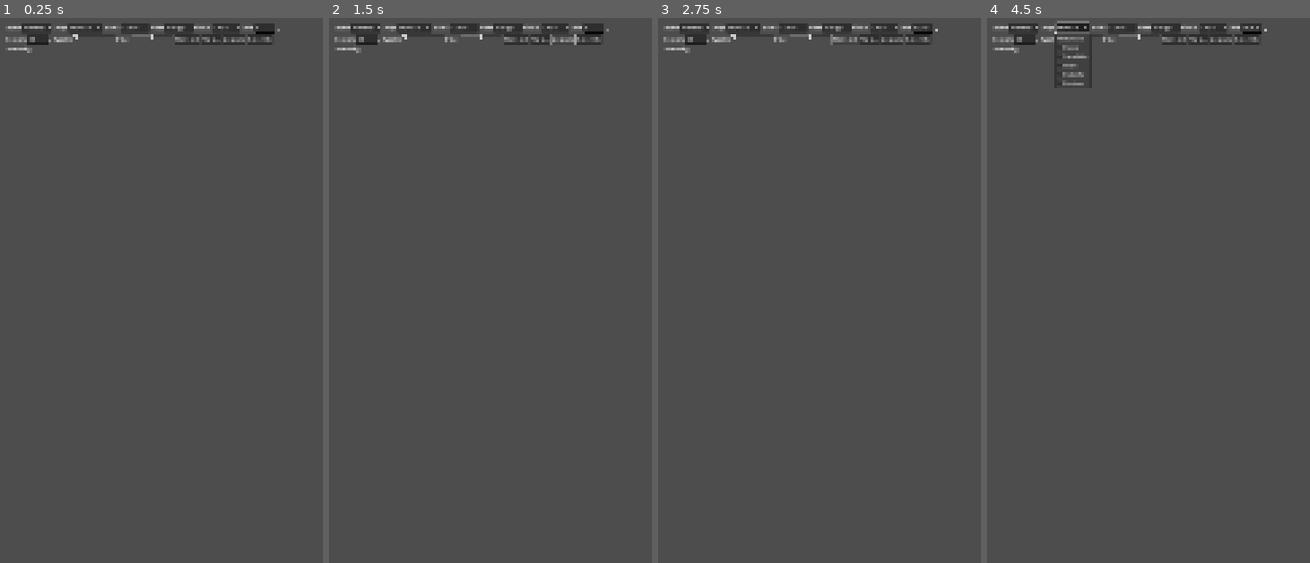
Above: before the commit, frames 1-4 (left to right).
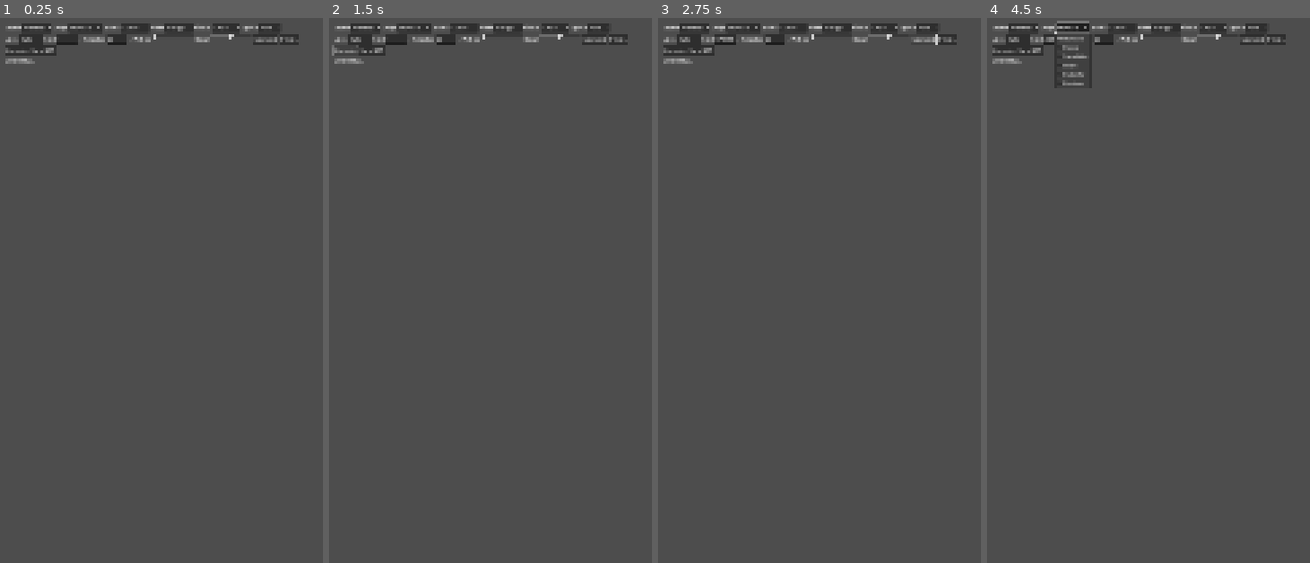
Above: after the commit, the same moments.

Repository: squishter/redesigned-octo-pancake
Game: Godot game, scene res://scenes/dev/generator_lab.tscn
Two runs of this game, one before a commit and one after it. Both use one fixed random seed, a clock stepped at 60 frames per second and the inputs below.
Inputs:
- Up to frame 1 (0.25 s): no input
- Up to frame 2 (1.5 s): click "Collage" at 0.5 s; click "Generate" at 1.25 s
- Up to frame 3 (2.75 s): click "New seed" at 2 s
- Up to frame 4 (4.5 s): click "New seed" at 2.75 s; click "Mandala" at 3.5 s; click "Mandala" at 4.25 s

The runs differ from the first frame. In frame 1, 1.4% of the frame differs, in the area x 1-93%, y 0-9%; in frame 2, 1.3%; in frame 3, 1.3%; in frame 4, 1.2%.

Commit message:
Add sparse fills and hidden lines to collage designs
A new design plan picks, per symmetry group, a fill (full, scatter, accent,
outline or bare) and whether its lines are drawn (full, partial, outer
silhouette or none). The sparse area is capped and something always stays
fully packed. Both choices come from the seed unless sparsity or line_style
is passed. Hidden lines still separate regions for packing, and the
collage stores them separately as lines_visible.

Kit sources from mandalas use the same plan: bare regions take the
background color, other sparse fills a pale tint, and hidden lines take the
neighboring region's color. The dev screen gains Sparse and Lines pickers,
and the tests cover explicit plans, sparse density and partial lines.

Co-Authored-By: Claude Opus 5.5 <noreply@anthropic.com>
Claude-Session: https://claude.ai/code/session_012LQ98rzUPGK6M33uXWV2vM

Diff:
--- a/gen/collage_generator.gd
+++ b/gen/collage_generator.gd
@@ -6,8 +6,10 @@
 ## Result format (saved as JSON through PatternIO):
 ## {
 ##   version, type: "collage", width, height, symmetry, source: {...},
-##   lines: PackedByteArray mask (255 = metal setting),
-##   regions: [{id, group, color, gem_color_id, style, area, centroid, empty}],
+##   lines: PackedByteArray mask (255 = line); every line separates regions,
+##   lines_visible: the part of `lines` to draw as the metal setting,
+##   line_style, sparsity: the design choices (see DesignPlan),
+##   regions: [{id, group, color, gem_color_id, fill, outlined, style, area, centroid, empty}],
 ##   slots: [{id, region, shape, x, y, rotation, size, width, target_color, target_gem}],
 ## }
 ## Coordinates and sizes are in px of width x height. Regions in the same
@@ -21,6 +23,7 @@
 ##   gems: Array of {"id", "color"} to snap target colors to (default starter gems;
 ##         pass [] to keep exact colors)
 ##   min_area: px; smaller regions merge into the lines (default 0.05% of the picture)
+##   sparsity, line_style: see DesignPlan (default: picked per seed)
 ##   seed, unit, gap, coverage, outline: passed to SlotPacker
 ##   source: Dictionary describing where the lines came from, stored as is
 static func generate(mask: PackedByteArray, w: int, h: int, options: Dictionary = {}) -> Dictionary:
@@ -28,7 +31,13 @@
 	var symmetry: String = options.get("symmetry", "none")
 	var min_area: int = options.get("min_area", int(w * h * 0.0005))
 	var map := RegionMap.build(mask, w, h, min_area)
-	var slots := SlotPacker.pack(map, options)
+	var groups := RegionPaint.symmetry_groups(map, symmetry)
+	var plan := DesignPlan.make(map, groups, options, seed_value)
+	var pack_options := options.duplicate()
+	var styles := DesignPlan.packer_styles(plan)
+	styles.merge(options.get("styles", {}), true)
+	pack_options["styles"] = styles
+	var slots := SlotPacker.pack(map, pack_options)
 
 	var colors: PackedColorArray
 	if options.get("colors_image") is Image:
@@ -43,7 +52,8 @@
 			colors[r] = gems[snapped[r]]["color"]
 			gem_ids.append(gems[snapped[r]]["id"])
 
-	var groups := RegionPaint.symmetry_groups(map, symmetry)
+	var fills: PackedStringArray = plan["fills"]
+	var outlined: PackedByteArray = plan["outlined"]
 	var slot_count := PackedInt32Array()
 	slot_count.resize(map.regions.size())
 	for s in slots:
@@ -60,11 +70,13 @@
 			"group": groups[id],
 			"color": colors[id],
 			"gem_color_id": gem_ids[id] if not gem_ids.is_empty() else null,
+			"fill": fills[id],
+			"outlined": outlined[id] == 1,
 			"style": r.get("style", ""),
 			"area": r["area"],
 			"centroid": r["centroid"],
-			# Too thin for any stone: drawn as part of the setting.
-			"empty": slot_count[id] == 0,
+			# Too thin for any stone, though it was meant to have some.
+			"empty": slot_count[id] == 0 and fills[id] != "bare",
 		})
 
 	return {
@@ -73,15 +85,18 @@
 		"width": w,
 		"height": h,
 		"symmetry": symmetry,
+		"line_style": plan["line_style"],
+		"sparsity": plan["sparsity"],
 		"source": options.get("source", {}),
 		"lines": map.line_mask(),
+		"lines_visible": DesignPlan.visible_lines(map, plan),
 		"regions": regions,
 		"slots": slots,
 	}
 
 
 ## Fraction of each region's area covered by its slots (capsule footprints),
-## averaged over regions that have slots. Used by tests and tuning.
+## averaged over fully packed regions that have slots. Used by tests and tuning.
 static func mean_coverage(picture: Dictionary) -> float:
 	var covered := {}
 	for s in picture["slots"]:
@@ -91,7 +106,7 @@
 	var total := 0.0
 	var n := 0
 	for region in picture["regions"]:
-		if covered.has(region["id"]):
+		if covered.has(region["id"]) and region.get("fill", "full") == "full":
 			total += covered[region["id"]] / float(region["area"])
 			n += 1
 	return total / maxi(1, n)
--- /dev/null
+++ b/gen/design_plan.gd
@@ -0,0 +1,179 @@
+class_name DesignPlan
+extends RefCounted
+## Per-design choices that keep pictures from all looking alike: how full each
+## region gets and which of the lines are shown.
+##
+## Choices are made per symmetry group, so symmetric copies always match.
+##
+## Fills:
+##   full: packed by the region's own style (about 80% covered)
+##   scatter: a few small stones spread out with breathing room
+##   accent: a single stone at the region's heart
+##   outline: only a rhinestone border along the region's edge
+##   bare: no stones; the background shows through as negative space
+##
+## Line styles:
+##   full: every line is drawn
+##   partial: only the lines around some groups are drawn
+##   outer: only the picture's silhouette is drawn
+##   none: no lines; the stones alone make the picture
+## Hidden lines still separate the regions for slot packing; they just aren't
+## drawn.
+
+const FILLS := ["full", "scatter", "accent", "outline", "bare"]
+const LINE_STYLES := ["full", "partial", "outer", "none"]
+## Sparsity values a seed picks from when none is given. Half the designs stay
+## fully packed.
+const AUTO_SPARSITY := [0.0, 0.0, 0.0, 0.2, 0.35, 0.5]
+## Line style weights for "auto".
+const AUTO_LINE_WEIGHTS := {"full": 0.5, "partial": 0.25, "outer": 0.15, "none": 0.1}
+## Caps on how much of the picture's area may go sparse, and how much bare.
+const MAX_SPARSE_AREA := 0.6
+const MAX_BARE_AREA := 0.3
+
+
+## options:
+##   sparsity: 0..1, the chance each group gets a sparse fill (default -1:
+##             picked from AUTO_SPARSITY by the seed)
+##   line_style: one of LINE_STYLES or "auto" (default "auto")
+##   unit: base stone radius in px, as for SlotPacker (default 1% of the picture)
+## Returns {sparsity, line_style, fills: PackedStringArray per region,
+##          outlined: PackedByteArray per region, keep_outer: bool}.
+static func make(map: RegionMap, groups: PackedInt32Array, options: Dictionary, seed_value: int) -> Dictionary:
+	var rng := RandomNumberGenerator.new()
+	# Its own stream, so the plan doesn't shift the packer's or colors' choices.
+	rng.seed = seed_value * 7919 + 13
+	var sparsity: float = options.get("sparsity", -1.0)
+	if sparsity < 0.0:
+		sparsity = AUTO_SPARSITY[rng.randi_range(0, AUTO_SPARSITY.size() - 1)]
+	var line_style: String = options.get("line_style", "auto")
+	if not line_style in LINE_STYLES:
+		line_style = _weighted_pick(AUTO_LINE_WEIGHTS, rng)
+	var unit: float = options.get("unit", minf(map.width, map.height) * 0.010)
+
+	var n_groups := 0
+	for g in groups:
+		n_groups = maxi(n_groups, g + 1)
+	var group_area := PackedFloat32Array()
+	group_area.resize(n_groups)
+	var group_depth := PackedFloat32Array()  # smallest max_dist among members
+	group_depth.resize(n_groups)
+	group_depth.fill(INF)
+	var total_area := 0.0
+	for r in map.regions:
+		var g := groups[r["id"]]
+		group_area[g] += r["area"]
+		group_depth[g] = minf(group_depth[g], r["max_dist"])
+		total_area += r["area"]
+
+	var group_fill := PackedStringArray()
+	group_fill.resize(n_groups)
+	group_fill.fill("full")
+	var sparse_area := 0.0
+	var bare_area := 0.0
+	for g in _shuffled(n_groups, rng):
+		if rng.randf() >= sparsity or sparse_area + group_area[g] > MAX_SPARSE_AREA * total_area:
+			continue
+		var depth := group_depth[g]
+		var choices := []
+		if depth >= unit * 1.6:
+			choices.append("accent")
+		if depth >= unit * 3.0:
+			choices.append_array(["scatter", "scatter", "outline"])
+		if bare_area + group_area[g] <= MAX_BARE_AREA * total_area:
+			choices.append("bare")
+		if choices.is_empty():
+			continue
+		var fill: String = choices[rng.randi_range(0, choices.size() - 1)]
+		group_fill[g] = fill
+		sparse_area += group_area[g]
+		if fill == "bare":
+			bare_area += group_area[g]
+	# Something always stays fully packed: the biggest group if nothing else.
+	if n_groups > 0 and not "full" in group_fill:
+		var biggest := 0
+		for g in n_groups:
+			if group_area[g] > group_area[biggest]:
+				biggest = g
+		group_fill[biggest] = "full"
+
+	var group_outlined := PackedByteArray()
+	group_outlined.resize(n_groups)
+	match line_style:
+		"full":
+			group_outlined.fill(1)
+		"partial":
+			for g in n_groups:
+				group_outlined[g] = 1 if rng.randf() < 0.5 else 0
+			# Make sure it really is partial.
+			if n_groups >= 2 and not 0 in group_outlined:
+				group_outlined[rng.randi_range(0, n_groups - 1)] = 0
+			if n_groups >= 2 and not 1 in group_outlined:
+				group_outlined[rng.randi_range(0, n_groups - 1)] = 1
+
+	var fills := PackedStringArray()
+	var outlined := PackedByteArray()
+	for r in map.regions.size():
+		fills.append(group_fill[groups[r]])
+		outlined.append(group_outlined[groups[r]])
+	return {
+		"sparsity": sparsity,
+		"line_style": line_style,
+		"fills": fills,
+		"outlined": outlined,
+		"keep_outer": line_style != "none",
+	}
+
+
+## The lines to draw for a plan: each line pixel belongs to the region (or the
+## background) nearest to it, and is drawn if that region is outlined. A line
+## between an outlined region and a hidden one shows only its outlined half.
+static func visible_lines(map: RegionMap, plan: Dictionary) -> PackedByteArray:
+	var out := PackedByteArray()
+	out.resize(map.width * map.height)
+	if plan["line_style"] == "none":
+		return out
+	var outlined: PackedByteArray = plan["outlined"]
+	var keep_outer: bool = plan["keep_outer"]
+	var owners := map.line_owners()
+	for i in out.size():
+		if map.labels[i] != RegionMap.LINE:
+			continue
+		var o := owners[i]
+		if (o >= 0 and outlined[o]) or (o < 0 and keep_outer):
+			out[i] = 255
+	return out
+
+
+## Packer style per region for the sparse fills ("full" leaves the packer to
+## choose), as SlotPacker's `styles` option.
+static func packer_styles(plan: Dictionary) -> Dictionary:
+	var styles := {}
+	var fills: PackedStringArray = plan["fills"]
+	for r in fills.size():
+		if fills[r] != "full":
+			styles[r] = fills[r]
+	return styles
+
+
+static func _weighted_pick(weights: Dictionary, rng: RandomNumberGenerator) -> String:
+	var total := 0.0
+	for k in weights:
+		total += weights[k]
+	var pick := rng.randf() * total
+	for k in weights:
+		pick -= weights[k]
+		if pick <= 0.0:
+			return k
+	return weights.keys()[0]
+
+
+## 0..n-1 in a seeded random order (Array.shuffle uses the global RNG).
+static func _shuffled(n: int, rng: RandomNumberGenerator) -> PackedInt32Array:
+	var out := PackedInt32Array(range(n))
+	for i in range(n - 1, 0, -1):
+		var j := rng.randi_range(0, i)
+		var t := out[i]
+		out[i] = out[j]
+		out[j] = t
+	return out
--- a/gen/pattern_io.gd
+++ b/gen/pattern_io.gd
@@ -5,7 +5,7 @@
 ## Colors are stored as "#rrggbb", byte grids (kit cells, collage line masks)
 ## as base64, and vectors as [x, y] arrays.
 
-const BYTE_KEYS := ["cells", "lines"]
+const BYTE_KEYS := ["cells", "lines", "lines_visible"]
 const COLOR_KEYS := ["color", "target_color"]
 const VECTOR_KEYS := ["centroid"]
 
--- a/gen/picture_sources.gd
+++ b/gen/picture_sources.gd
@@ -39,14 +39,27 @@
 
 ## The mandala filled with a theme palette, for Kit mode. Region colors are
 ## kept exact here; the kit generator snaps them to her gems afterwards.
+## The same design plan as the collage applies (sparsity, line_style options):
+## bare regions take the background color, other sparse fills a pale tint of
+## their color, and hidden lines take the color of the regions beside them.
 static func mandala_image(seed_value: int, options: Dictionary = {}) -> Image:
 	var lines := mandala_lines(seed_value, options)
 	var w: int = lines["width"]
 	var h: int = lines["height"]
+	var symmetry: String = lines["mandala"]["symmetry"]
 	var map := RegionMap.build(lines["mask"], w, h, 0)
 	var palette := Palettes.theme_colors(options.get("theme", "sunset"))
-	var colors := RegionPaint.theme_colors(map, lines["mandala"]["symmetry"], palette, seed_value)
-	return RegionPaint.render(map, colors, options.get("line_color", LINE_COLOR), options.get("background", BACKGROUND))
+	var colors := RegionPaint.theme_colors(map, symmetry, palette, seed_value)
+	var background: Color = options.get("background", BACKGROUND)
+	var plan := DesignPlan.make(map, RegionPaint.symmetry_groups(map, symmetry), options, seed_value)
+	var fills: PackedStringArray = plan["fills"]
+	for r in colors.size():
+		if fills[r] == "bare":
+			colors[r] = background
+		elif fills[r] != "full":
+			colors[r] = colors[r].lerp(background, 0.6)
+	return RegionPaint.render(map, colors, options.get("line_color", LINE_COLOR), background,
+			DesignPlan.visible_lines(map, plan))
 
 
 ## A Collage puzzle from a photo: photo -> line art, region colors sampled
--- a/gen/region_map.gd
+++ b/gen/region_map.gd
@@ -213,6 +213,50 @@
 	return atan2(gy, gx)
 
 
+## For every LINE pixel, the label (region id or BACKGROUND) of the nearest
+## non-line pixel, found by a breadth-first walk through the lines; the image
+## edge counts as BACKGROUND. Other pixels get their own label.
+func line_owners() -> PackedInt32Array:
+	var w := width
+	var h := height
+	var owners := labels.duplicate()
+	var queue := PackedInt32Array()
+	queue.resize(w * h)
+	var tail := 0
+	for i in w * h:
+		if labels[i] != LINE:
+			continue
+		var y := i / w
+		var x := i - y * w
+		var o := LINE
+		if x == 0 or y == 0 or x == w - 1 or y == h - 1:
+			o = BACKGROUND
+		elif labels[i - 1] != LINE:
+			o = labels[i - 1]
+		elif labels[i + 1] != LINE:
+			o = labels[i + 1]
+		elif labels[i - w] != LINE:
+			o = labels[i - w]
+		elif labels[i + w] != LINE:
+			o = labels[i + w]
+		if o != LINE:
+			owners[i] = o
+			queue[tail] = i
+			tail += 1
+	var head := 0
+	while head < tail:
+		var i := queue[head]
+		head += 1
+		var y := i / w
+		var x := i - y * w
+		for j in [i - 1 if x > 0 else -1, i + 1 if x < w - 1 else -1, i - w if y > 0 else -1, i + w if y < h - 1 else -1]:
+			if j >= 0 and owners[j] == LINE:
+				owners[j] = owners[i]
+				queue[tail] = j
+				tail += 1
+	return owners
+
+
 ## Line mask view of the labels (255 on lines, 0 elsewhere): tiny regions
 ## merged into the lines show up as part of the setting.
 func line_mask() -> PackedByteArray:
--- a/gen/region_paint.gd
+++ b/gen/region_paint.gd
@@ -111,17 +111,25 @@
 
 
 ## Flat render: regions in their colors, lines (and merged tiny regions) in
-## line_color, everything outside the picture in background.
-static func render(map: RegionMap, colors: PackedColorArray, line_color: Color, background: Color) -> Image:
+## line_color, everything outside the picture in background. If `visible` is
+## given, line pixels it leaves out take the color of the nearest region
+## instead, so hidden lines disappear.
+static func render(map: RegionMap, colors: PackedColorArray, line_color: Color, background: Color,
+		visible: PackedByteArray = PackedByteArray()) -> Image:
 	var img := Image.create(map.width, map.height, false, Image.FORMAT_RGBA8)
+	var owners: PackedInt32Array = PackedInt32Array() if visible.is_empty() else map.line_owners()
 	for y in map.height:
 		for x in map.width:
-			var l := map.labels[y * map.width + x]
+			var i := y * map.width + x
+			var l := map.labels[i]
 			var c: Color
 			if l >= 0:
 				c = colors[l]
 			elif l == RegionMap.LINE:
-				c = line_color
+				if visible.is_empty() or visible[i]:
+					c = line_color
+				else:
+					c = colors[owners[i]] if owners[i] >= 0 else background
 			else:
 				c = background
 			img.set_pixel(x, y, c)
--- a/gen/slot_packer.gd
+++ b/gen/slot_packer.gd
@@ -23,7 +23,14 @@
 ## petals: a center stone ringed by outward teardrops, then pave
 ## flow: marquises and baguettes along the region's spine
 ## mosaic: mixed squares, hexagons and triangles
-const STYLES := ["cabochon", "pave", "petals", "flow", "mosaic"]
+## Sparse fills, only used when asked for (see DesignPlan):
+## scatter: a few small stones with breathing room between them
+## accent: a single stone at the region's heart
+## outline: only a rhinestone border
+## bare: no stones
+const STYLES := ["cabochon", "pave", "petals", "flow", "mosaic", "scatter", "accent", "outline", "bare"]
+## Share of a scatter region its stones cover.
+const SCATTER_COVERAGE := 0.3
 
 var map: RegionMap
 var rng := RandomNumberGenerator.new()
@@ -95,6 +102,23 @@
 	var style: String = forced_style if forced_style in STYLES else _choose_style(region)
 	region["style"] = style
 	var u := unit
+
+	match style:
+		"bare":
+			return
+		"outline":
+			_outline(region, u * 0.45)
+			return
+		"accent":
+			var peak := _argmax()
+			var c := _center(peak)
+			var r := minf(free[peak] - gap, u * 2.2)
+			var placed := false
+			if region["elongation"] > 1.5:
+				placed = _try_capsule("marquise" if region["elongation"] > 2.2 else "oval", c, region["axis"], r * 0.92)
+			if not placed:
+				_place("round", c, 0.0, r, 0.0)
+			return
 
 	if style in ["pave", "mosaic", "petals"] and max_d > u * 3.0 and rng.randf() < outline_chance:
 		_outline(region, u * 0.45)
@@ -135,16 +159,24 @@
 			# Thin regions take whatever width they have, down to a floor.
 			if max_d - gap < u * 0.5 and max_d - gap >= u * 0.3:
 				sizes.append(max_d - gap)
+		"scatter":
+			sizes = [u * 0.8, u * 0.6, u * 0.45]
 		_:
 			sizes = [u * 1.2, u * 0.85, u * 0.6, u * 0.45]
 	var r_min: float = sizes[-1]
 	var area: float = region["area"]
-	while _covered < coverage * area:
+	var target := coverage
+	# Scatter keeps each stone this far from its neighbors and the edge.
+	var spacing := 0.0
+	if style == "scatter":
+		target = SCATTER_COVERAGE
+		spacing = u * rng.randf_range(1.0, 1.8)
+	while _covered < target * area:
 		var peak := _argmax()
 		if peak < 0:
 			break
 		_cur_max = free[peak]
-		var avail := free[peak] - gap
+		var avail := free[peak] - gap - spacing
 		if avail < r_min:
 			break
 		var r := r_min
--- a/scenes/dev/generator_lab.gd
+++ b/scenes/dev/generator_lab.gd
@@ -9,6 +9,8 @@
 var _theme: OptionButton
 var _mode: OptionButton
 var _kit_size: OptionButton
+var _sparsity: OptionButton
+var _line_style: OptionButton
 var _seed: SpinBox
 var _wobble: HSlider
 var _detail: HSlider
@@ -35,6 +37,8 @@
 	_theme = _options(controls, "Theme", Array(Palettes.theme_names()))
 	_mode = _options(controls, "Mode", ["Collage", "Kit", "Line art"])
 	_kit_size = _options(controls, "Kit size", KitGenerator.BOARD_SIZES.keys())
+	_sparsity = _options(controls, "Sparse", ["auto", "none", "some", "lots"])
+	_line_style = _options(controls, "Lines", ["auto"] + DesignPlan.LINE_STYLES)
 	_seed = _spin(controls, "Seed", 1, 999999, 1)
 	_colors = _spin(controls, "Kit colors", 12, 40, 20)
 	_wobble = _slider(controls, "Wobble", 0.0)
@@ -150,6 +154,8 @@
 		"mode": _selected(_mode),
 		"kit_size": _selected(_kit_size),
 		"colors": int(_colors.value),
+		"sparsity": {"auto": -1.0, "none": 0.0, "some": 0.3, "lots": 0.6}[_selected(_sparsity)],
+		"line_style": _selected(_line_style),
 	}
 	_status.text = "Generating…"
 	_task_started = Time.get_ticks_msec()
@@ -164,6 +170,8 @@
 		"theme": job["theme"],
 		"wobble": job["wobble"],
 		"detail": job["detail"],
+		"sparsity": job["sparsity"],
+		"line_style": job["line_style"],
 	}
 	var photo: Image = job["photo"]
 	var out := {"mode": job["mode"]}
@@ -190,11 +198,14 @@
 			var p: Dictionary = out["picture"]
 			_canvas.show_collage(p)
 			var empty := 0
+			var fills := {}
 			for r in p["regions"]:
 				if r["empty"]:
 					empty += 1
-			_status.text = "Collage: %d regions (%d too thin), %d slots, %.0f%% avg coverage — %d ms" % [
-				p["regions"].size(), empty, p["slots"].size(), CollageGenerator.mean_coverage(p) * 100.0, ms]
+				fills[r["fill"]] = fills.get(r["fill"], 0) + 1
+			_status.text = "Collage: %d regions (%d too thin), %d slots, %.0f%% avg coverage, lines %s, fills %s — %d ms" % [
+				p["regions"].size(), empty, p["slots"].size(), CollageGenerator.mean_coverage(p) * 100.0,
+				p["line_style"], fills, ms]
 		"Kit":
 			var k: Dictionary = out["picture"]
 			_canvas.show_kit(k)
--- a/scenes/dev/preview_canvas.gd
+++ b/scenes/dev/preview_canvas.gd
@@ -17,7 +17,7 @@
 	collage = picture
 	kit = {}
 	view = "collage"
-	_lines_tex = _mask_texture(picture["lines"], picture["width"], picture["height"])
+	_lines_tex = _mask_texture(picture.get("lines_visible", picture["lines"]), picture["width"], picture["height"])
 	queue_redraw()
 
 
--- a/tests/run_generators.gd
+++ b/tests/run_generators.gd
@@ -22,6 +22,7 @@
 	test_lab_round_trip()
 	test_mandala_determinism()
 	test_collages()
+	test_design_plans()
 	test_kits()
 	test_photo_line_art()
 	test_json_round_trip()
@@ -72,23 +73,84 @@
 		var slots: Array = p["slots"]
 		var regions: Array = p["regions"]
 		var empty := 0
+		var sparse := 0
 		for r in regions:
 			if r["empty"]:
 				empty += 1
+			if r["fill"] != "full":
+				sparse += 1
 		var coverage := CollageGenerator.mean_coverage(p)
 		var img := render_collage(p)
 		var overlaps := count_overlaps(slots, p["width"] * 0.002)
-		print("  seed %d %-9s %3d regions (%d empty) %4d slots  coverage %.0f%%  overlaps %d  stray px %.2f%%  %d ms" % [
-			seed_value, variant, regions.size(), empty, slots.size(), coverage * 100.0, overlaps,
-			img.get_meta("stray") * 100.0, ms])
+		print(("  seed %d %-9s %3d regions (%d empty, %d sparse) lines %-7s %4d slots  coverage %.0f%%"
+				+ "  overlaps %d  stray px %.2f%%  %d ms") % [
+			seed_value, variant, regions.size(), empty, sparse, p["line_style"], slots.size(), coverage * 100.0,
+			overlaps, img.get_meta("stray") * 100.0, ms])
 		check(regions.size() >= 5, "seed %d: only %d regions" % [seed_value, regions.size()])
-		check(slots.size() >= regions.size() - empty, "seed %d: fewer slots than regions" % seed_value)
 		check(float(empty) / regions.size() < 0.25,
 				"seed %d: %d of %d regions too thin for stones" % [seed_value, empty, regions.size()])
 		check(coverage > 0.55, "seed %d: coverage %.2f" % [seed_value, coverage])
 		check(overlaps == 0, "seed %d: %d overlapping slot pairs" % [seed_value, overlaps])
 		check(img.get_meta("stray") < 0.02, "seed %d: slots spill onto lines" % seed_value)
 		img.save_png(out_dir.path_join("collage_%d_%s.png" % [seed_value, variant]))
+
+
+## Sparse fills and hidden lines: explicit settings are honored, sparse
+## regions stay sparse, and every picture keeps something fully packed.
+func test_design_plans() -> void:
+	print("Design plans")
+	var dense := PictureSources.mandala_collage(2001, {"sparsity": 0.0, "line_style": "full"})
+	for r in dense["regions"]:
+		check(r["fill"] == "full", "sparsity 0 gave a %s region" % r["fill"])
+	check(dense["lines_visible"] == dense["lines"], "line_style full should draw every line")
+
+	var bare := PictureSources.mandala_collage(2002, {"sparsity": 1.0, "line_style": "none"})
+	var counts := {}
+	var full_regions := 0
+	var bare_area := 0.0
+	var total_area := 0.0
+	for r in bare["regions"]:
+		counts[r["fill"]] = counts.get(r["fill"], 0) + 1
+		total_area += r["area"]
+		if r["fill"] == "full":
+			full_regions += 1
+		if r["fill"] == "bare":
+			bare_area += r["area"]
+	print("  sparsity 1: fills %s" % counts)
+	check(full_regions > 0, "nothing left fully packed")
+	check(counts.size() >= 3, "expected a mix of fills, got %s" % counts)
+	check(bare_area <= DesignPlan.MAX_BARE_AREA * total_area + 1.0, "too much bare area")
+	check(not 255 in bare["lines_visible"], "line_style none should hide every line")
+	for s in bare["slots"]:
+		check(bare["regions"][s["region"]]["fill"] != "bare", "slot in a bare region")
+	var outlined := 0
+	for r in bare["regions"]:
+		if r["outlined"]:
+			outlined += 1
+	check(outlined == 0, "line_style none outlined %d regions" % outlined)
+	render_collage(bare).save_png(out_dir.path_join("design_sparse_no_lines.png"))
+
+	# Scatter regions are sparser than full ones.
+	var mixed := PictureSources.mandala_collage(2003, {"sparsity": 0.6, "line_style": "partial"})
+	var covered := {}
+	for s in mixed["slots"]:
+		var r: float = s["width"] / 2.0
+		covered[s["region"]] = covered.get(s["region"], 0.0) + PI * r * r + 4.0 * r * (s["size"] / 2.0 - r)
+	for r in mixed["regions"]:
+		if r["fill"] == "scatter":
+			check(covered.get(r["id"], 0.0) / r["area"] < 0.5, "scatter region %d too dense" % r["id"])
+	var visible := 0
+	var all_lines := 0
+	for i in mixed["lines"].size():
+		if mixed["lines"][i]:
+			all_lines += 1
+		if mixed["lines_visible"][i]:
+			visible += 1
+	print("  partial lines: %.0f%% of line pixels drawn" % (100.0 * visible / maxi(1, all_lines)))
+	check(visible > 0 and visible < all_lines, "partial lines should draw some but not all")
+	render_collage(mixed).save_png(out_dir.path_join("design_partial.png"))
+	PictureSources.mandala_image(2003, {"sparsity": 0.6, "line_style": "partial"}).save_png(
+			out_dir.path_join("design_partial_kit_source.png"))
 
 
 func test_kits() -> void:
@@ -179,6 +241,7 @@
 	var w: int = p["width"]
 	var h: int = p["height"]
 	var lines: PackedByteArray = p["lines"]
+	var drawn: PackedByteArray = p.get("lines_visible", lines)
 	var img := Image.create(w, h, false, Image.FORMAT_RGBA8)
 	img.fill(Color("#2a1f3d"))
 	var total := 0
@@ -198,7 +261,7 @@
 					img.set_pixel(x, y, c)
 	var gold := Color("#d4af5a")
 	for i in w * h:
-		if lines[i]:
+		if drawn[i]:
 			img.set_pixel(i % w, i / w, gold)
 	img.set_meta("stray", float(stray) / maxi(1, total))
 	return img
Not shown, changed: README.md
